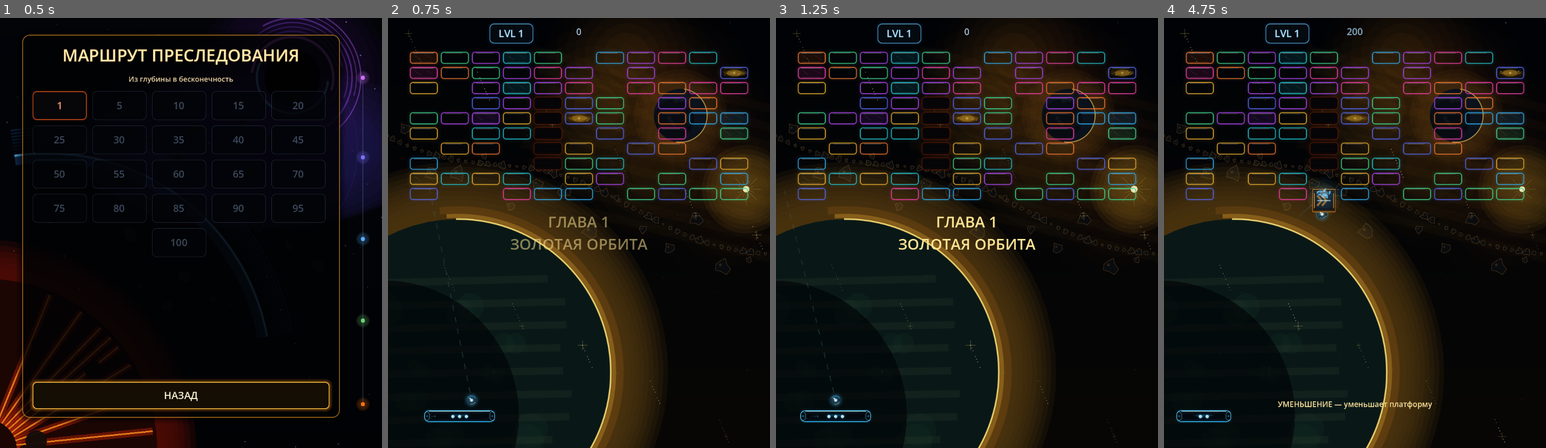
Above: before the commit, frames 1-4 (left to right).
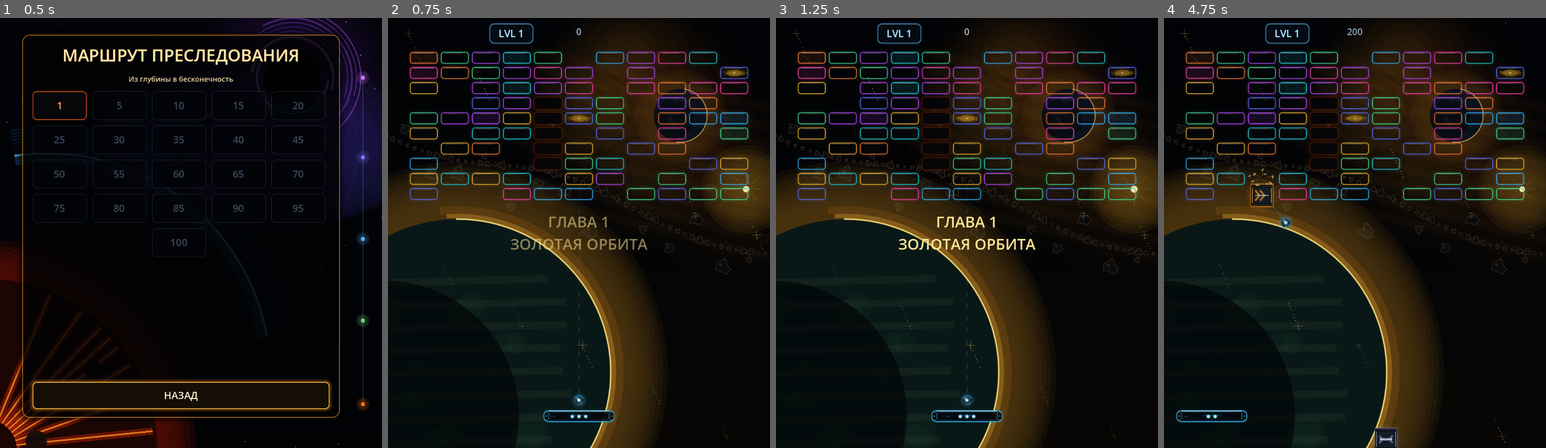
Above: after the commit, the same moments.

Repository: Ardarik421/arkanoid
Game: Godot game, scene res://scenes/level_select.tscn
Two runs of this game, one before a commit and one after it. Both use one fixed random seed, a clock stepped at 60 frames per second and the inputs below. This scene is started directly instead of the project's main scene.
Inputs (mouse positions are in pixels of both pictures, inside the frame that each line leads up to):
- Up to frame 1 (0.5 s): no input
- Up to frame 2 (0.75 s): click "1" at 0.5 s
- Up to frame 3 (1.25 s): no input
- Up to frame 4 (4.75 s): tap Enter at 1.25 s; move the mouse to (1335, 319) at 1.27 s; hold D (move_right) 1.28-2.78 s; tap Space (launch_ball) every 0.75 s from 1.35 to 4.35 s; click (1335, 319) at 1.42 s; move the mouse to (1469, 297) at 2.02 s; click (1469, 297) at 2.17 s; move the mouse to (1240, 168) at 2.77 s; hold A (move_left) from 2.78 s (still down); click (1240, 168) at 2.92 s; move the mouse to (1374, 233) at 3.52 s; click (1374, 233) at 3.67 s; move the mouse to (1297, 125) at 4.27 s; click (1297, 125) at 4.42 s

Frame 1 is identical in both runs. In frame 2, 0.8% of the frame differs, in the area x 9-60%, y 39-94%; in frame 3, 0.8%; in frame 4, 1.8%, in the area x 5-71%, y 2-100%.

Commit message:
Revert unnecessary mouse control workarounds

Diff:
--- a/scenes/paddle.gd
+++ b/scenes/paddle.gd
@@ -10,7 +10,6 @@
 
 var can_move: bool = true
 var use_mouse_control: bool = false
-var last_mouse_x: float = NAN
 var fixed_y: float
 var animation_time: float = 0.0
 var hit_feedback: float = 0.0
@@ -20,11 +19,6 @@
 
 func _ready():
 	fixed_y = global_position.y
-	# Mouse control must be available immediately after entering a level.
-	# Depending on the display mode, the initial mouse position can already be
-	# inside the viewport, so no MouseMotion event is guaranteed before launch.
-	use_mouse_control = true
-	last_mouse_x = get_global_mouse_position().x
 	queue_redraw()
 
 func _process(delta):
@@ -143,13 +137,6 @@
 		velocity = Vector2.ZERO
 		return
 
-	# Detect mouse movement from its actual viewport position as well as _input().
-	# This avoids depending on an initial MouseMotion event after a portrait window resize.
-	var current_mouse_x := get_global_mouse_position().x
-	if is_nan(last_mouse_x) or abs(current_mouse_x - last_mouse_x) > 0.1:
-		use_mouse_control = true
-	last_mouse_x = current_mouse_x
-
 	var direction = Input.get_axis("move_left", "move_right")
 
 	if direction != 0:
